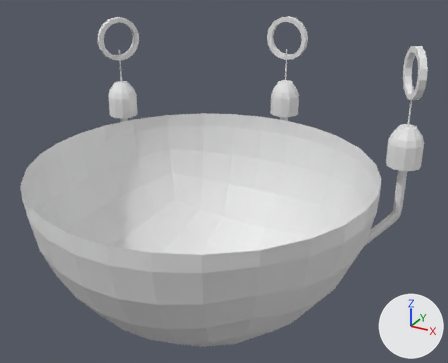
One commit to the Blender file blends/bubble_room.blend: the scene before it, then after it.
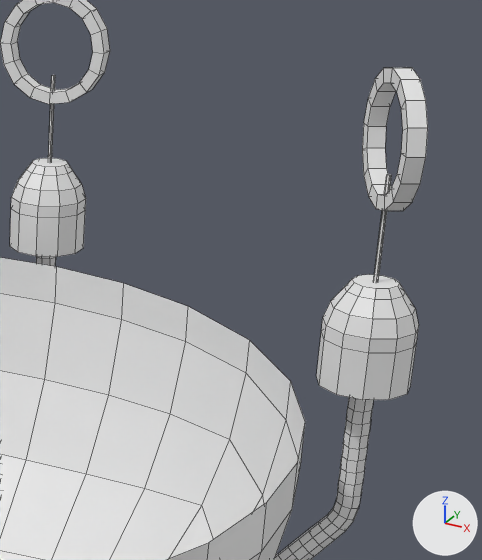
The first picture shows the older version from a 50 mm camera at (1.69, -2.82, 1.34) aimed at (0.03, 0.2, -0.17). The close-ups show both versions on the part from 60% to 100% of the width and 6% to 64% of the height of that picture. The axes (+X, +Y, +Z) are drawn at lower right. The lights are the same throughout. The close-ups show mesh edges as thin lines.

Names of what the first close-up shows: 'Tap', 'Tap.001', 'Walls'.
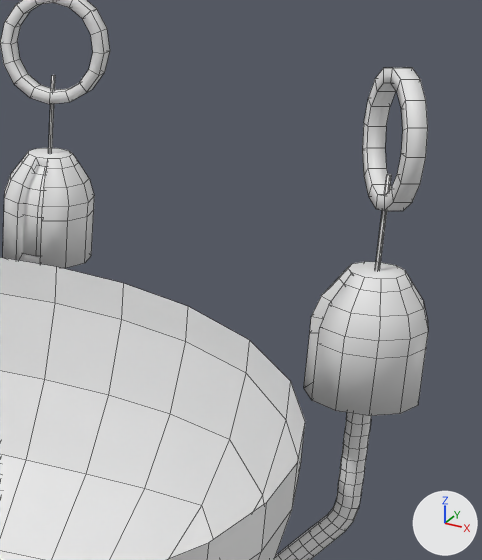
Boxes [x1, y1, x2, y2] around the edits, measured in the close-ups (482 x 560 px):
'Tap.001', reshaped
    before: [0, 0, 110, 266]
    after: [0, 0, 110, 268]
part 1 of me_cube_001, added
    after: [3, 148, 428, 416]
part 2 of me_cube_001, shading changed
    both: [2, 0, 428, 471]

Patch to the scene script:
```diff
--- a/blends/bubble_room.blend.py
+++ b/blends/bubble_room.blend.py
@@ me_cube_001 @@
 # used by ob_tap; location = (0.0, 0.0, 0.0); rotation_euler = (0.0, 0.0, 0.524), in degrees (0, 0, 30)
-me_cube_001.from_pydata(...)  # 616 vertices, 601 faces; spans x 0.23..1.25, y -0.15..0.15, z -1.21..0.68
+me_cube_001.from_pydata(...)  # 694 vertices, 670 faces; spans x 0.23..1.27, y -0.15..0.15, z -1.21..0.68
+# me_cube_001 part 1: a new loose piece of 78 vertices spanning x 1.03..1.27, y -0.12..0.12, z -0.03..0.25, in mat_fueltank (white #e7e7e7)
+# me_cube_001 part 2: 601 kept faces spanning x 0.23..1.25, y -0.15..0.15, z -1.21..0.68 are now shaded smooth
 me_cube_001.materials.append(mat_fueltank)
```
